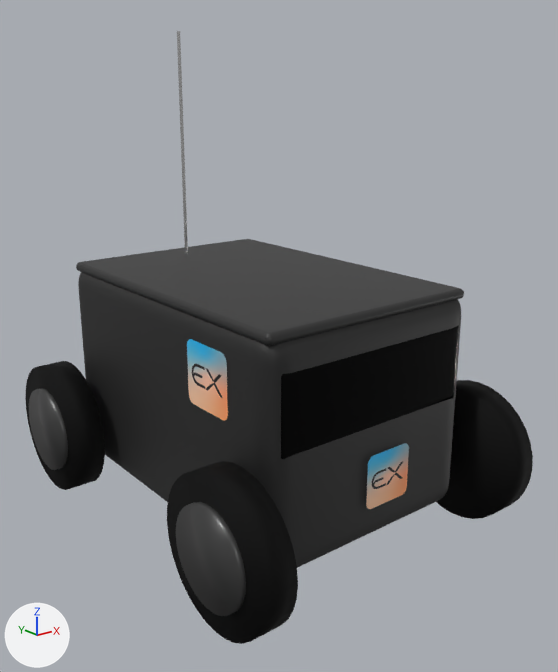
The glTF model elyx.glb: old version first, new version second.
Both versions are drawn from a 50 mm camera at (-1.053, -1.401, 0.967) aimed at (0.017, -0.063, 0.432). Every picture has the same lights, and +X, +Y and +Z are marked at lower left. The older version comes first. Vertices at exactly the same position are counted once.

Objects in the first picture: 'elyx'.
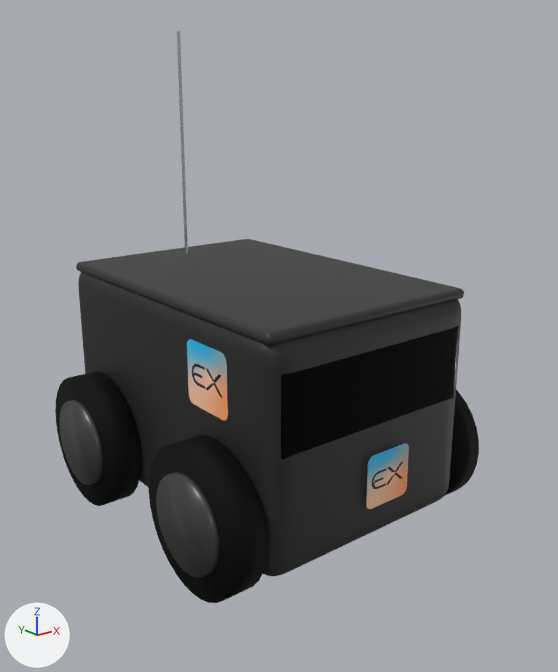
The change, as a diff of the scene's bpy script:
```diff
--- a/elyx.glb.py
+++ b/elyx.glb.py
@@ me_elyx @@
 # used by ob_elyx; location = (0.0, 0.0, 0.0)
-me_elyx.from_pydata(...)  # 17774 vertices, 35488 faces; spans x -0.394..0.394, y -0.525..0.525, z 0.0..1.11
+me_elyx.from_pydata(...)  # 17774 vertices, 35488 faces; spans x -0.364..0.364, y -0.411..0.4, z 0.0..1.11
+# me_elyx part 1: the loose piece of 64 vertices spanning x -0.394..-0.366, y -0.469..-0.261, z 0.056..0.264 is moved by (0.03, 0.125, 0.0)
+# me_elyx part 2: the loose piece of 64 vertices spanning x -0.394..-0.366, y 0.261..0.469, z 0.056..0.264 is moved by (0.03, -0.125, 0.0)
+# me_elyx part 3: the loose piece of 64 vertices spanning x -0.38..-0.31, y -0.525..-0.205, z 0.0..0.32 is moved by (0.03, 0.125, 0.0)
+# me_elyx part 4: the loose piece of 64 vertices spanning x 0.31..0.38, y -0.525..-0.205, z 0.0..0.32 is moved by (-0.03, 0.125, 0.0)
+# me_elyx part 5: the loose piece of 64 vertices spanning x -0.38..-0.31, y 0.205..0.525, z 0.0..0.32 is moved by (0.03, -0.125, 0.0)
+# other edits to the shape of me_elyx do not show in these pictures
 me_elyx.materials.append(mat_elyx_body_black)
```

What differs and where, as boxes (x1, y1, x2, y2) in the pictures (558 x 672 px; the box of a moved part takes in the faces that stretch with it):
'elyx', reshaped (17% narrower, 7% shorter): before (25, 31, 533, 644); after (55, 31, 479, 603)
part 1 of me_elyx, moved or reshaped: before (176, 502, 246, 616); after (156, 472, 219, 578)
part 2 of me_elyx, moved or reshaped: before (29, 388, 68, 470); after (59, 400, 103, 485)
part 3 of me_elyx, moved or reshaped: before (167, 461, 298, 644); after (149, 435, 267, 603)
part 4 of me_elyx, moved or reshaped: before (436, 380, 533, 519); after (445, 390, 479, 495)
part 5 of me_elyx, moved or reshaped: before (25, 361, 105, 490); after (55, 372, 141, 506)
